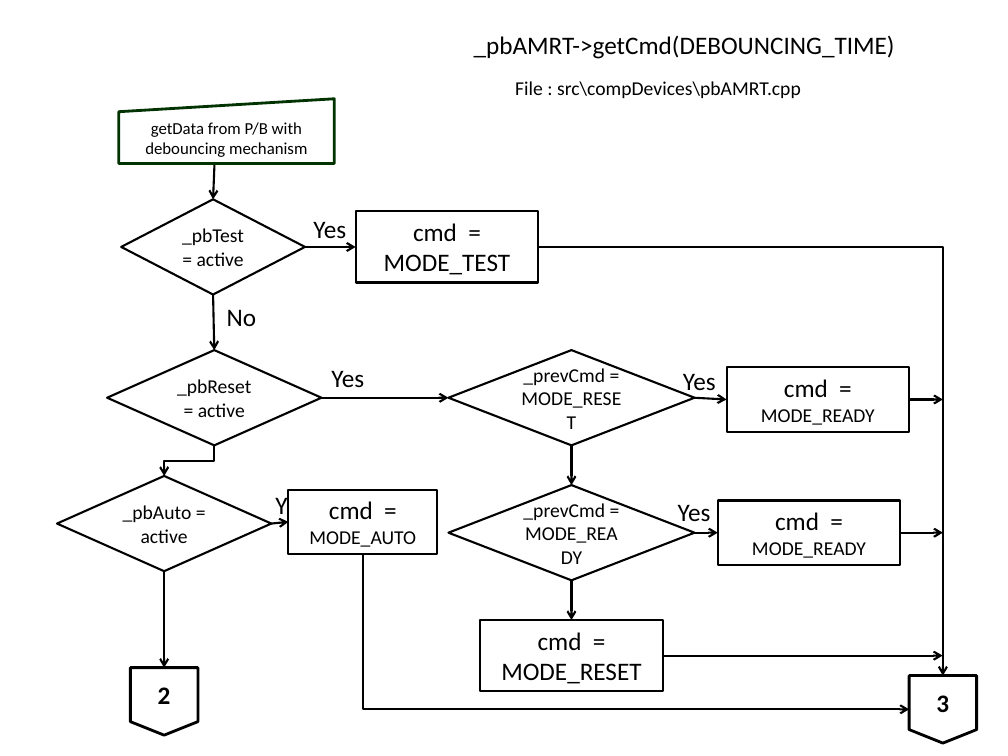
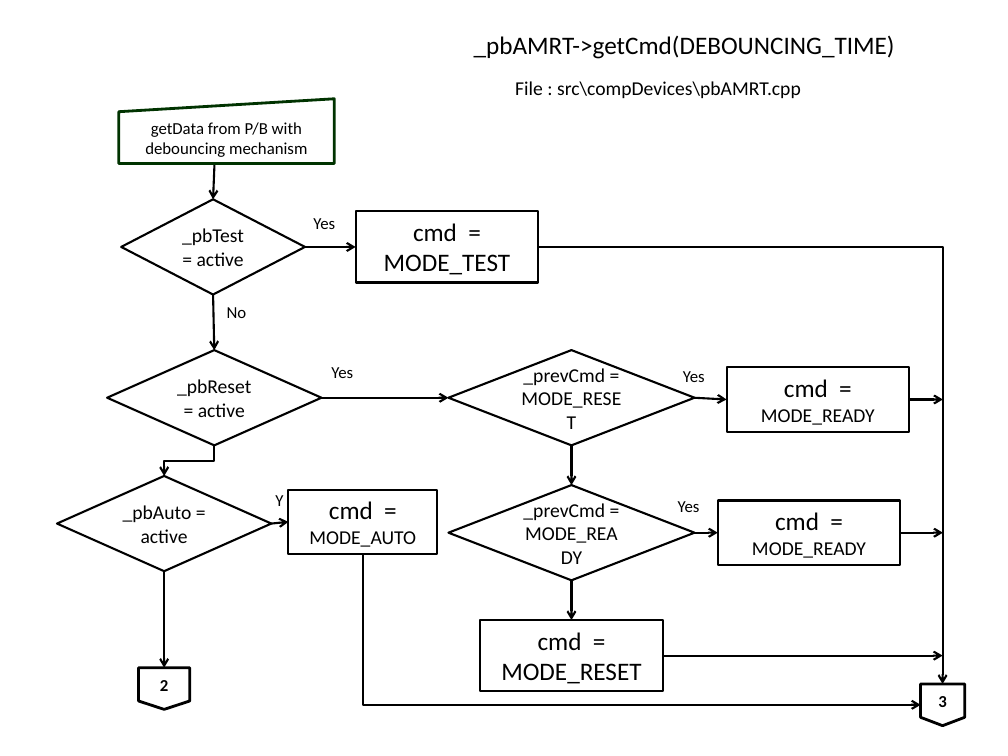
Before and after one commit to slametsampon/WFPS, a slide deck: slide 8 of resources/WFPS.pptx (slide 9 before the commit). Drawn at 1008x756 pixels with LibreOffice and Linux fonts; fonts in the diff are those of the drawing; background and template pictures are left out. Boxes give left, top, right and bottom in pixels: in the first picture for what was removed or moved away, otherwise in the second. Text is boxed around its words. In the diff, an @@ line names an element or a change of style, - is before the commit and + after.

```diff
--- a/resources/WFPS.pptx
+++ b/resources/WFPS.pptx
@@ elbow arrow moved from (538, 247) - (942, 675) to (538, 247) - (942, 684) @@
@@ elbow arrow moved from (363, 554) - (909, 710) to (363, 554) - (920, 705) @@
@@ flow chart offpage connector "2": place and size @@
-flow chart offpage connector "2" at <box>130,667,198,735</box>
+flow chart offpage connector "2" at <box>138,667,190,709</box>
@@ size 18 to 12 pt in 8 elements at <box>275,495,283,506</box>, <box>227,307,247,318</box>, <box>313,218,335,229</box>, <box>331,367,353,378</box>, <box>683,371,705,382</box>, <box>678,501,700,512</box>, <box>138,667,190,709</box>, <box>920,684,965,726</box> @@
@@ flow chart offpage connector "3": place and size @@
-flow chart offpage connector "3" at <box>909,675,977,743</box>
+flow chart offpage connector "3" at <box>920,684,965,726</box>
```
Also in this commit, not shown: 16 other slides changed, 3 slides added, 1 slide removed.
